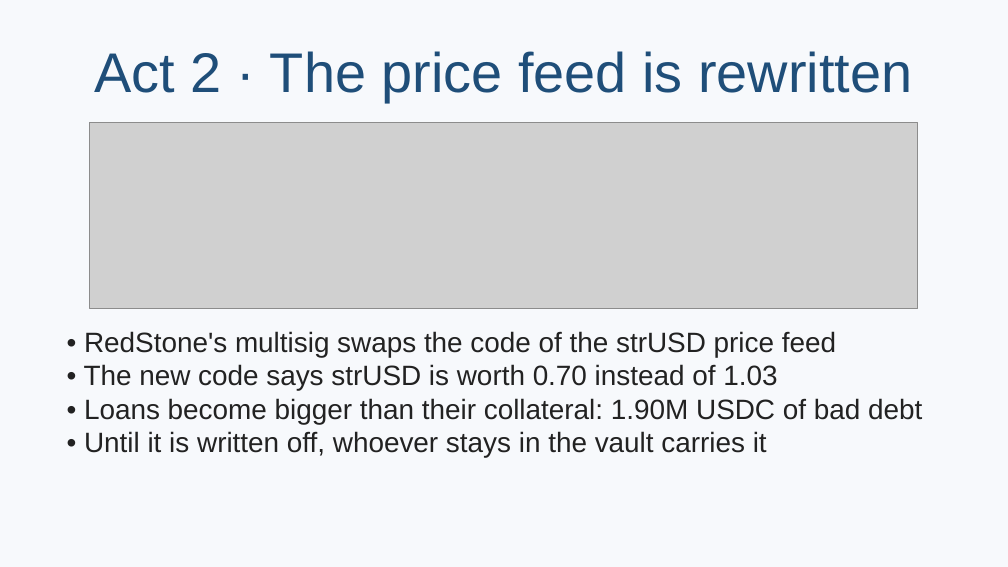
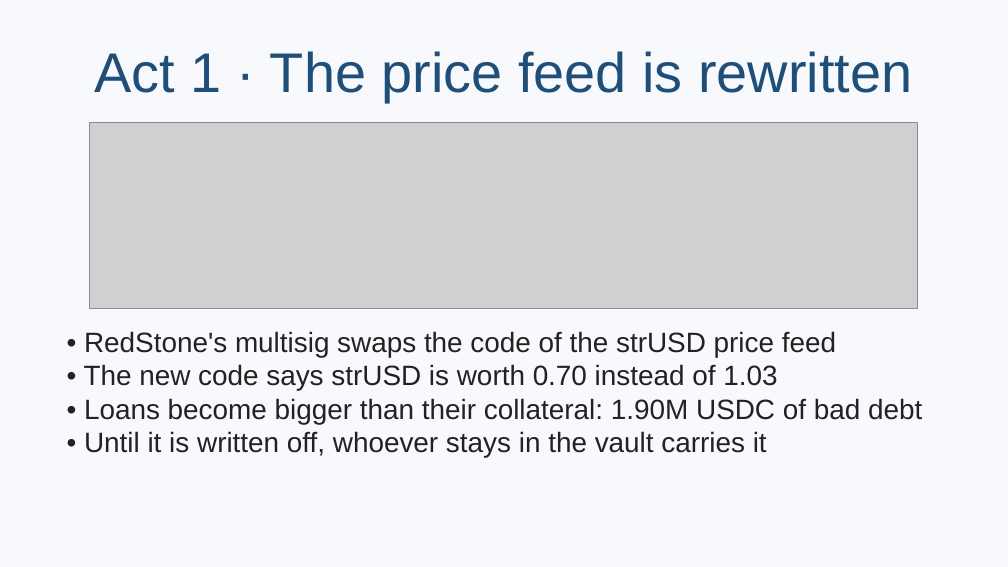
Before and after one commit to rya-sge/defi-monitoring, a slide deck: slide 6 of presentation/rock-demo.pptx (slide 7 before the commit). Drawn at 1008x567 pixels with LibreOffice and Linux fonts; fonts in the diff are those of the drawing; grey boxes stand for pictures. Boxes give left, top, right and bottom in pixels: in the first picture for what was removed or moved away, otherwise in the second. Text is boxed around its words. In the diff, an @@ line names an element or a change of style, - is before the commit and + after.

```diff
--- a/presentation/rock-demo.pptx
+++ b/presentation/rock-demo.pptx
@@ title at [94,51,912,102]: text changed @@
-Act 2 · The price feed is rewritten
+Act 1 · The price feed is rewritten
```
Also in this commit, not shown: 5 other slides changed, 1 slide removed, 5 other files.
